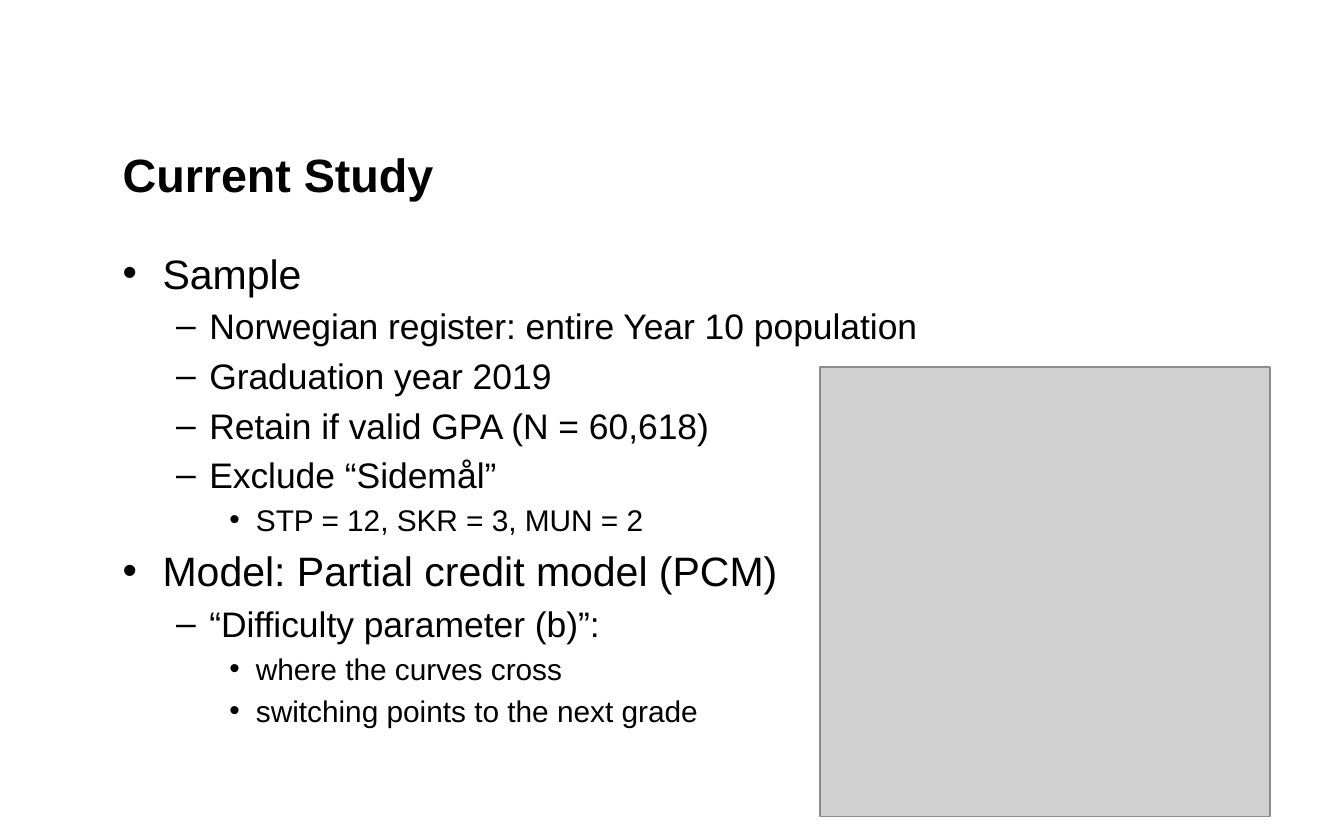
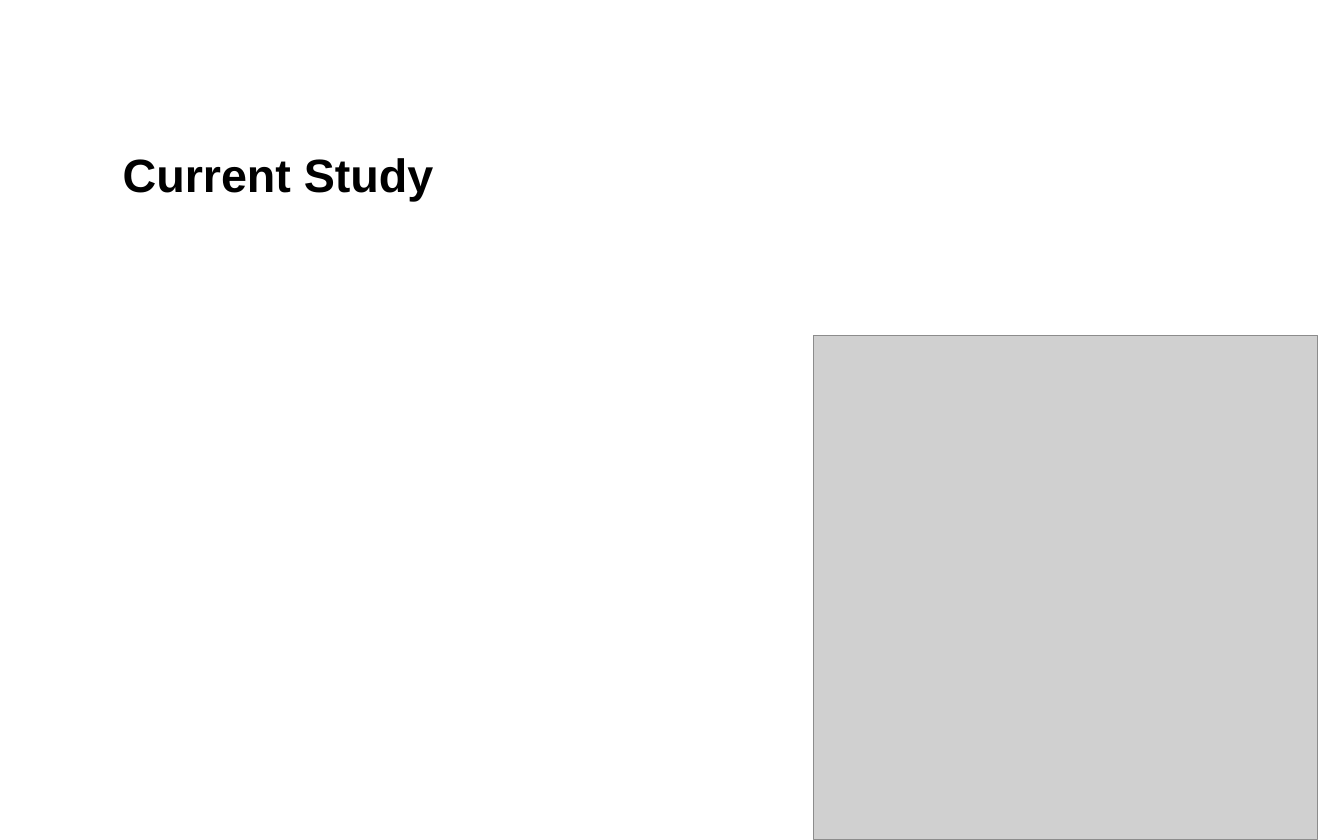
Before and after one commit to tonyctan/CEMO-PhD, a slide deck: slide 4 of Teaching/NERA_2022/Tony.pptx. Drawn at 1344x840 pixels with LibreOffice and Linux fonts; fonts in the diff are those of the drawing; grey boxes stand for pictures; background and template pictures are left out. Boxes give left, top, right and bottom in pixels: in the first picture for what was removed or moved away, otherwise in the second. Text is boxed around its words. In the diff, an @@ line names an element or a change of style, - is before the commit and + after.

```diff
--- a/Teaching/NERA_2022/Tony.pptx
+++ b/Teaching/NERA_2022/Tony.pptx
@@ text removed at box(163, 259, 917, 727) @@
-• Sample
-  – Norwegian register: entire Year 10 population
-  – Graduation year 2019
-  – Retain if valid GPA (N = 60,618)
-  – Exclude “Sidemål”
-    • STP = 12, SKR = 3, MUN = 2
-• Model: Partial credit model (PCM)
-  – “Difficulty parameter (b)”:
-    • where the curves cross
-    • switching points to the next grade
@@ picture: place and size @@
-picture at box(820, 367, 1270, 817)
+picture at box(813, 336, 1317, 840)
```
Also in this commit, not shown: 2 other slides changed, 4 other files.
